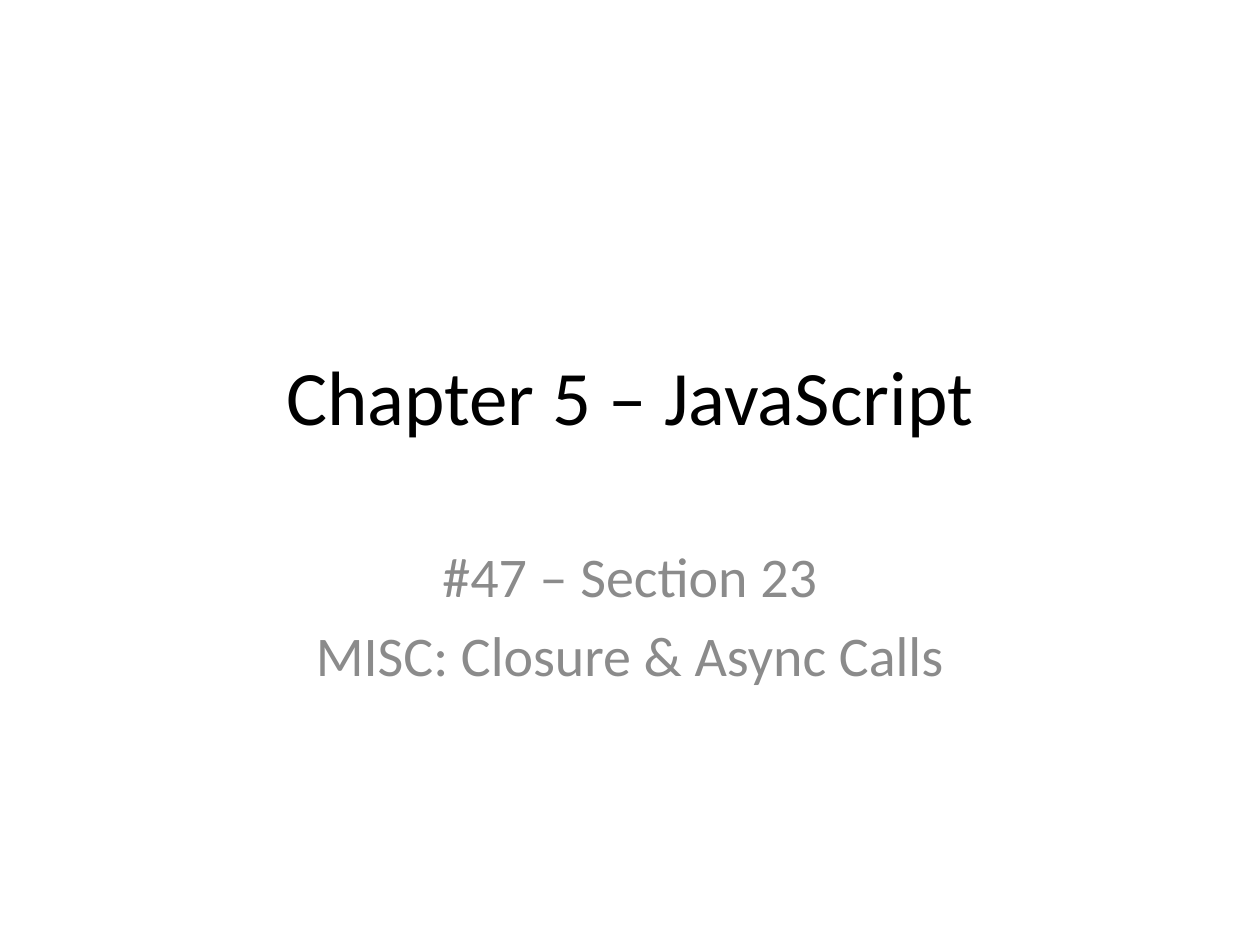
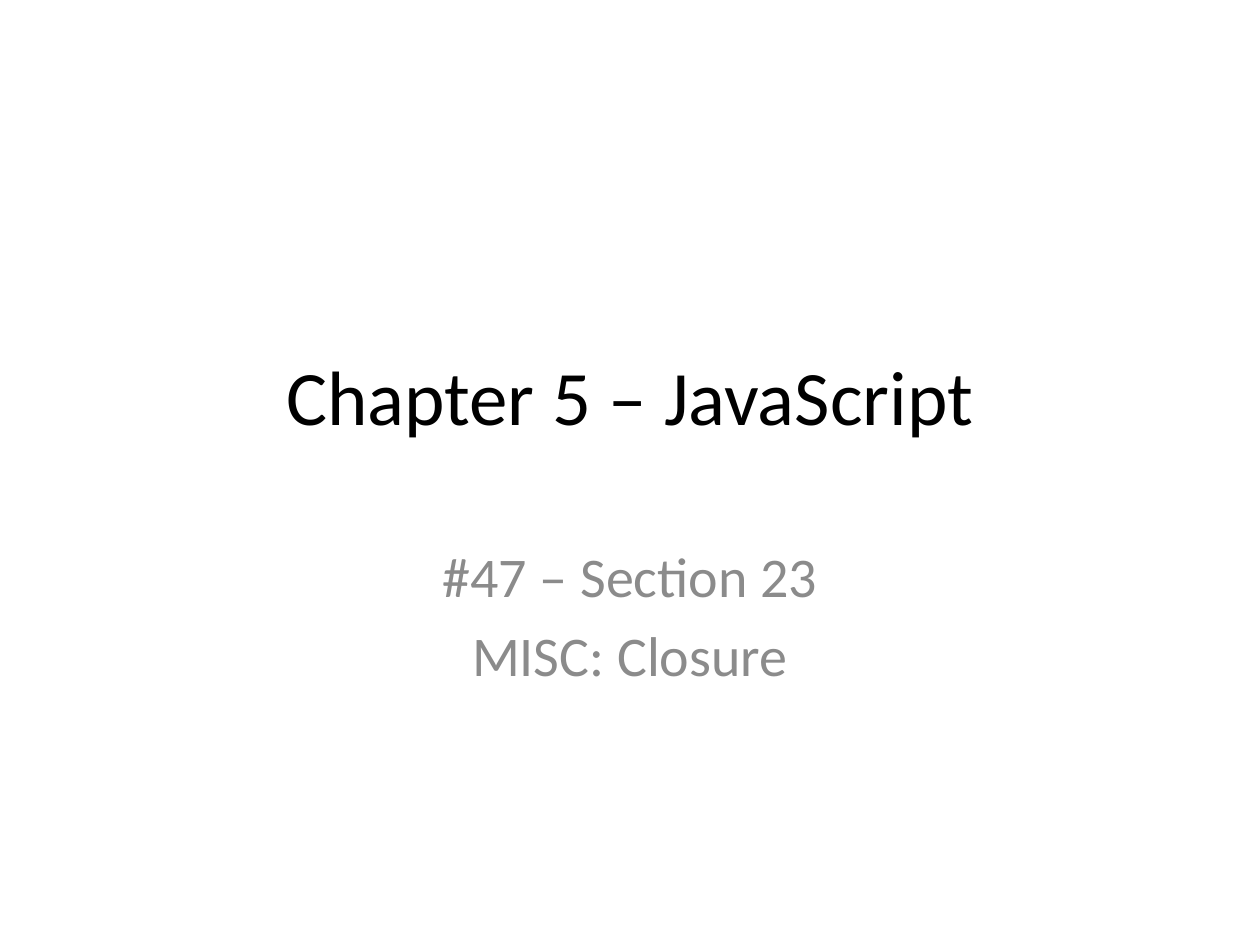
Before and after one commit to xiliax/web-programming-fundamentals, a slide deck: slide 178 of docs/learn-computer-programming.pptx (slide 176 before the commit). Drawn at 1260x945 pixels with LibreOffice and Linux fonts; fonts in the diff are those of the drawing. Boxes give left, top, right and bottom in pixels: in the first picture for what was removed or moved away, otherwise in the second. Text is boxed around its words. In the diff, an @@ line names an element or a change of style, - is before the commit and + after.

Commit message:
Updated document, slides and code example for c05s22 - Misc : IIFE - Immediately Invoked Function Expression

```diff
--- a/docs/learn-computer-programming.pptx
+++ b/docs/learn-computer-programming.pptx
@@ subtitle at (472, 637, 787, 677): text changed @@
-MISC: Closure & Async Calls
+MISC: Closure
```
Also in this commit, not shown: 5 other slides changed, 16 slides added, 2 slides removed, 10 other files.
